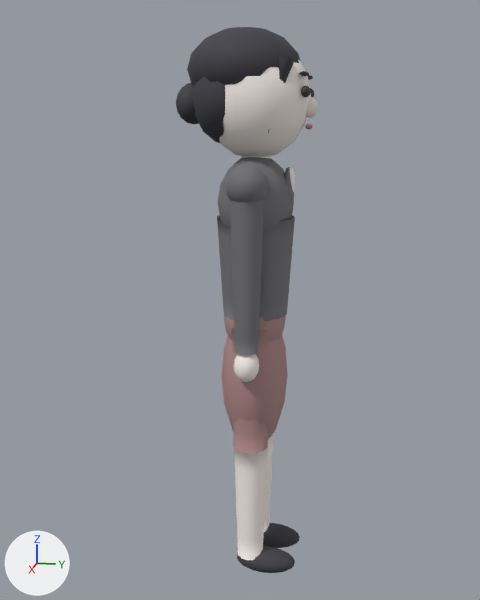
A saved change to the glTF model assets/models/ojiin_a.glb.
Both versions are drawn from a 50 mm camera at (2.265, 0.398, 1.578) aimed at (-0.013, -0.058, 1.008). Lighting does not change. The marker at lower left points along +X, +Y and +Z. The picture after the commit comes second. Vertices at exactly the same position are counted once.

Objects in the first picture: 'Body'.
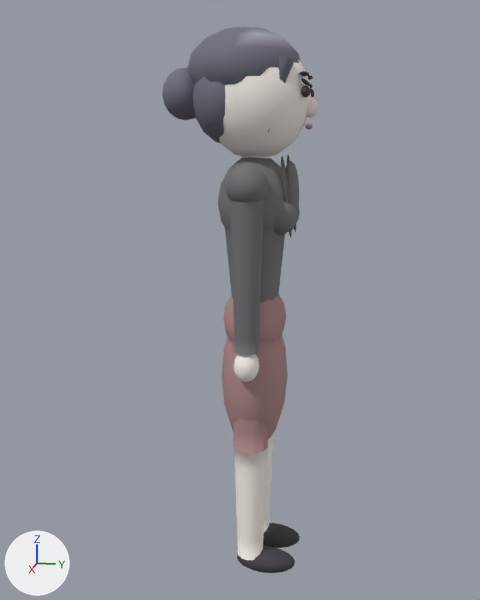
The edits, one by one:
me_mesh_0 is used by ob_body; location (0.0, 0.0, 0.0).
me_mesh_0 had 3075 vertices, 5986 faces and spanned x -0.24..0.24, y -0.27..0.2, z -0.01..1.92.
me_mesh_0 now has 3563 vertices, 6938 faces and spans x -0.24..0.24, y -0.32..0.2, z -0.01..1.92.
me_mesh_0 part 1: the loose piece of 107 vertices spanning x -0.08..0.08, y -0.27..-0.15, z 1.62..1.75 is scaled about its middle by (1.24, 1.25, 1.24), then moved by (0.0, -0.03, 0.03).
me_mesh_0 part 2: a new loose piece of 72 vertices spanning x 0.06..0.08, y 0.1..0.13, z 1.25..1.52, in mat_material_0.
me_mesh_0 part 3: 90 vertices moved from x -0.16..0.14, y -0.1..0.13, z 0.83..1.47 to x -0.15..0.15, y -0.1..0.14, z 0.83..1.47; 305 vertices removed from x -0.19..0.19, y -0.14..0.14, z 0.95..1.48; 505 vertices added at x -0.18..0.18, y -0.11..0.15, z 0.95..1.5.
me_mesh_0 part 4: 436 kept faces spanning x -0.19..0.19, y -0.22..0.15, z 1.38..1.92 get new vertex colours; the middle colour goes from dark grey #3d3d45 to grey #6e707c.
Other edits to the shape of me_mesh_0 do not show in these pictures.

Pixel boxes (x1, y1, x2, y2) of what changed, in the pictures (480 x 600 px; the box of a moved part takes in the faces that stretch with it):
'Body', reshaped (10% wider)
    before: (176, 27, 318, 573)
    after: (162, 27, 318, 573)
part 1 of me_mesh_0, moved or reshaped
    before: (176, 83, 199, 125)
    after: (162, 68, 196, 120)
part 2 of me_mesh_0, added
    after: (281, 156, 292, 237)
part 3 of me_mesh_0, moved or reshaped
    before: (217, 158, 295, 341)
    after: (218, 158, 300, 344)
part 4 of me_mesh_0, recoloured (dark grey to grey)
    both: (187, 27, 301, 143)
